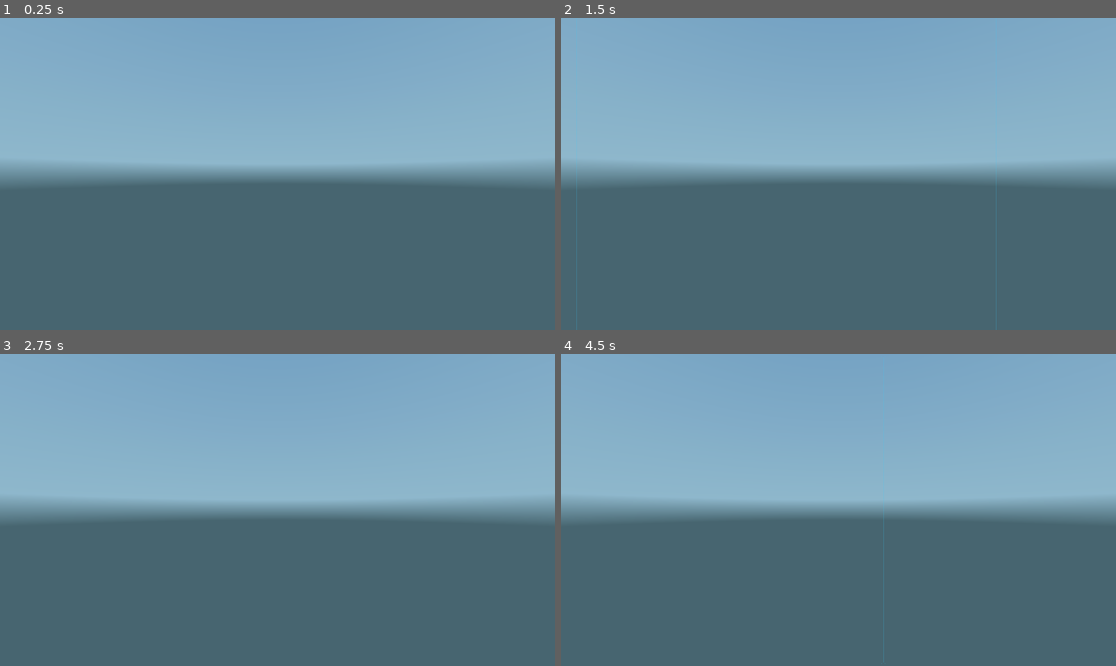
Above: before the commit, frames 1-4 (two rows, left to right).
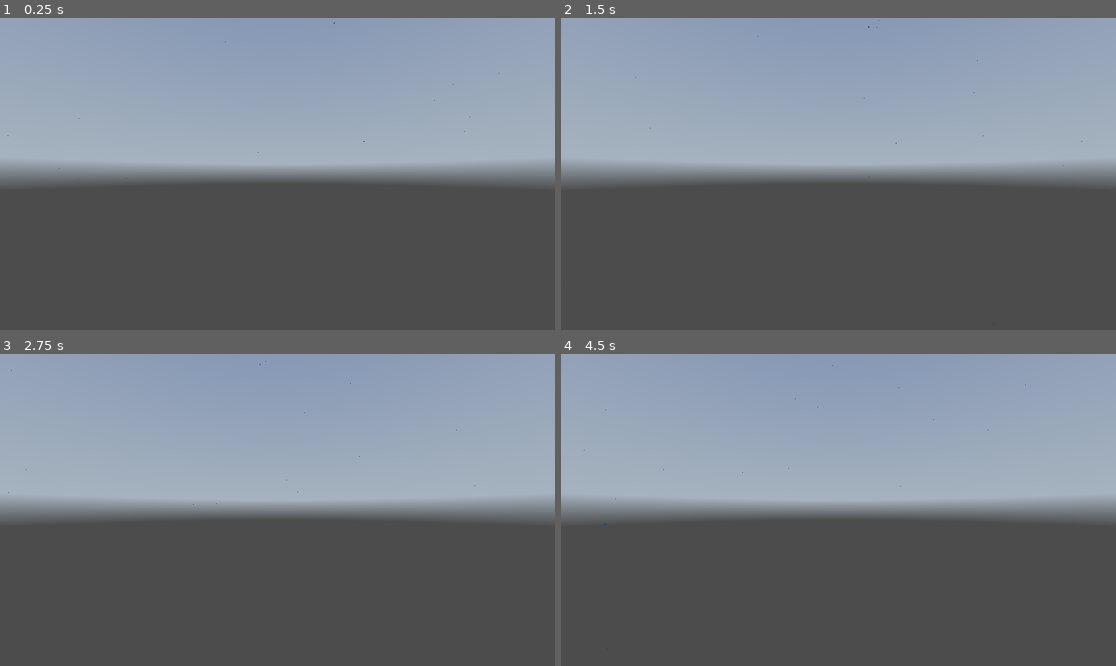
Above: after the commit, the same moments.

Repository: Timjb4235/space-combat-game
Game: Godot game, scene res://main_scene.tscn
Two runs of this game, one before a commit and one after it. Both use one fixed random seed, a clock stepped at 60 frames per second and the inputs below. A sky picture missing from this copy of the repository is replaced by a grey-blue gradient.
Inputs:
- Up to frame 1 (0.25 s): no input
- Up to frame 2 (1.5 s): tap Enter at 0.5 s; hold Right (right) 0.53-1.28 s; hold Shift (Brake) from 1.28 s (still down)
- Up to frame 3 (2.75 s): tap Space at 2 s; release Shift (Brake) at 2.03 s; hold Right (right) from 2.03 s (still down)
- Up to frame 4 (4.5 s): tap Enter at 2.75, 4.25 s; release Right (right) at 2.78 s; hold Tab (Accelerate) 2.78-3.53 s; tap Space at 3.5 s; hold Left (left) from 3.53 s (still down)

The runs differ from the first frame. In frame 1, 50% of the frame differs, in the area x 0-100%, y 1-100%; in frame 2, 50%, in the area x 0-100%, y 0-100%; in frame 3, 50%; in frame 4, 50%.

Commit message:
add space dust

Diff:
--- a/main_scene.gd
+++ b/main_scene.gd
@@ -2,7 +2,8 @@
 
 
 func _ready() -> void:
-	_create_boundary(1000)
+	pass
+	# _create_boundary(1000)
 
 
 # Called every frame. 'delta' is the elapsed time since the previous frame.
@@ -10,6 +11,7 @@
 	pass
 
 func _create_boundary(size: float, thickness: float = 1.0):
+	# Used purely for internal testing
 	var sides := [
 		{ "normal": Vector3.LEFT },
 		{ "normal": Vector3.RIGHT },
--- a/main_scene.tscn
+++ b/main_scene.tscn
@@ -1,8 +1,9 @@
-[gd_scene load_steps=7 format=3 uid="uid://c3dguwjjh08xh"]
+[gd_scene load_steps=8 format=3 uid="uid://c3dguwjjh08xh"]
 
 [ext_resource type="Script" path="res://main_scene.gd" id="1_p7yvf"]
 [ext_resource type="PackedScene" uid="uid://c02hma4n7hhws" path="res://Player.tscn" id="2_onhol"]
 [ext_resource type="Texture2D" uid="uid://doopdvqpl0o1n" path="res://HDR_blue_nebulae-1.hdr" id="3_2lr2o"]
+[ext_resource type="Script" path="res://space_dust.gd" id="4_tecqj"]
 
 [sub_resource type="PanoramaSkyMaterial" id="PanoramaSkyMaterial_wg50t"]
 panorama = ExtResource("3_2lr2o")
@@ -21,3 +22,7 @@
 
 [node name="WorldEnvironment" type="WorldEnvironment" parent="."]
 environment = SubResource("Environment_gbjhi")
+
+[node name="SpaceDust" type="Node3D" parent="."]
+script = ExtResource("4_tecqj")
+player_path = NodePath("../Player")
--- /dev/null
+++ b/space_dust.gd
@@ -0,0 +1,65 @@
+extends Node3D
+
+@export var dust_count: int = 1000
+@export var radius: float = 100.0
+@export var particle_size: float = 0.06
+@export var player_path: NodePath
+
+var multimesh_instance: MultiMeshInstance3D
+var multimesh: MultiMesh
+var player: Node3D
+var offsets := []
+
+func _ready():
+	player = get_node(player_path) as Node3D
+
+	var mesh := SphereMesh.new()
+	mesh.radius = particle_size
+	mesh.height = particle_size * 2
+	mesh.radial_segments = 4
+	mesh.rings = 2
+
+	var material = StandardMaterial3D.new()
+	material.albedo_color = Color(0.0, 0.0, 0.5)
+	material.emission_enabled = true
+	material.emission = Color(0.2, 0.4, 1.0)
+	material.emission_energy = 0.6
+	mesh.material = material
+
+	# Setup MultiMesh
+	multimesh_instance = MultiMeshInstance3D.new()
+	add_child(multimesh_instance)
+
+	multimesh = MultiMesh.new()
+	multimesh.transform_format = MultiMesh.TRANSFORM_3D
+	multimesh.instance_count = dust_count
+	multimesh.mesh = mesh
+	multimesh_instance.multimesh = multimesh
+
+	for i in range(dust_count):
+		var offset := Vector3(
+			randf_range(-radius, radius),
+			randf_range(-radius, radius),
+			randf_range(-radius, radius)
+		)
+		offsets.append(offset)
+
+func _process(delta: float) -> void:
+	var player_pos = player.global_transform.origin
+
+	for i in range(dust_count):
+		var offset = offsets[i]
+		var dust_pos = offset
+
+		# Wrap dust around the player’s position
+		for axis in ['x', 'y', 'z']:
+			if player_pos[axis] - dust_pos[axis] > radius:
+				dust_pos[axis] += 2 * radius
+				offset[axis] += 2 * radius
+			elif dust_pos[axis] - player_pos[axis] > radius:
+				dust_pos[axis] -= 2 * radius
+				offset[axis] -= 2 * radius
+
+		offsets[i] = offset
+		var xform = Transform3D(Basis(), offset)
+		multimesh.set_instance_transform(i, xform)
